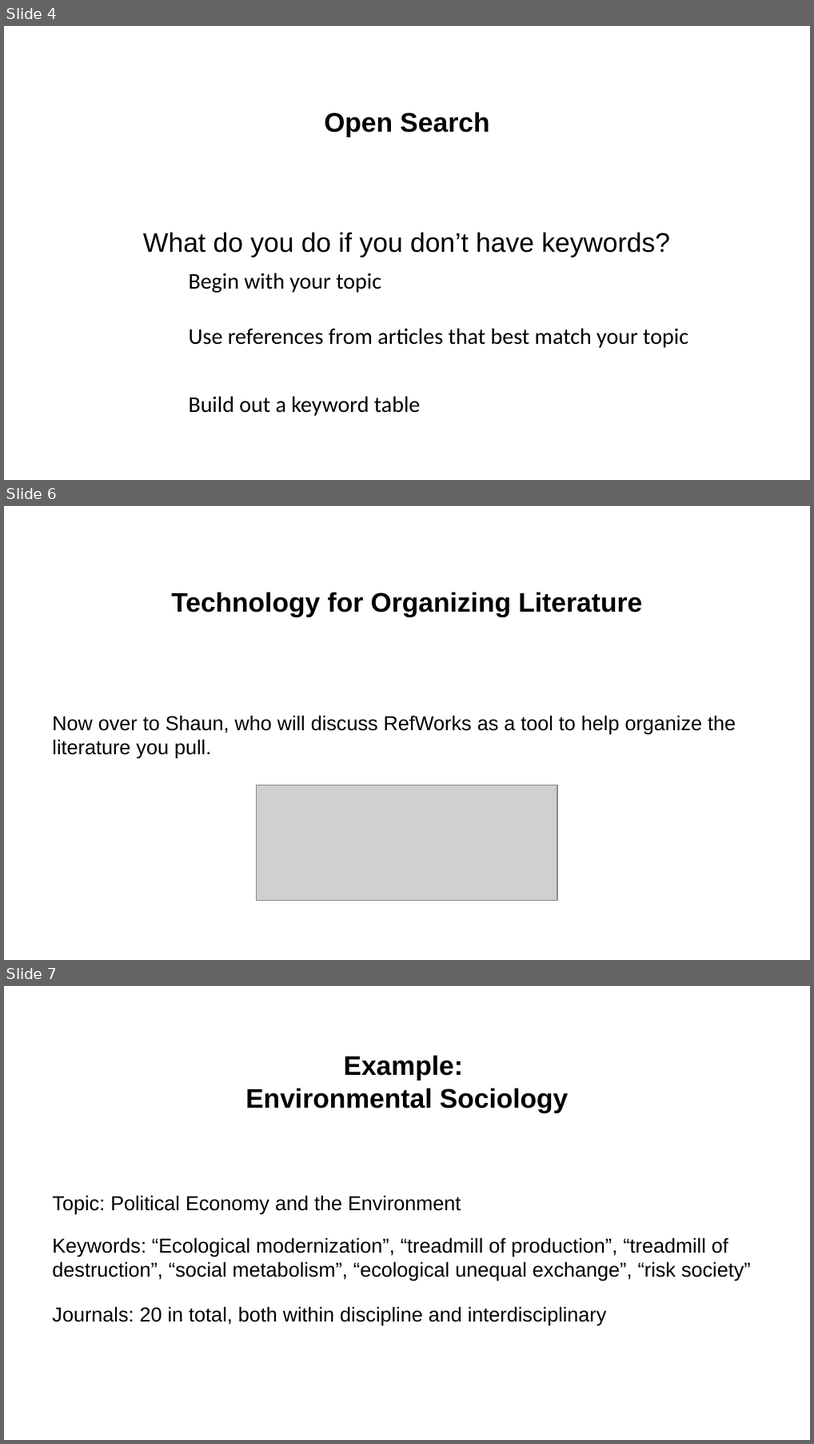
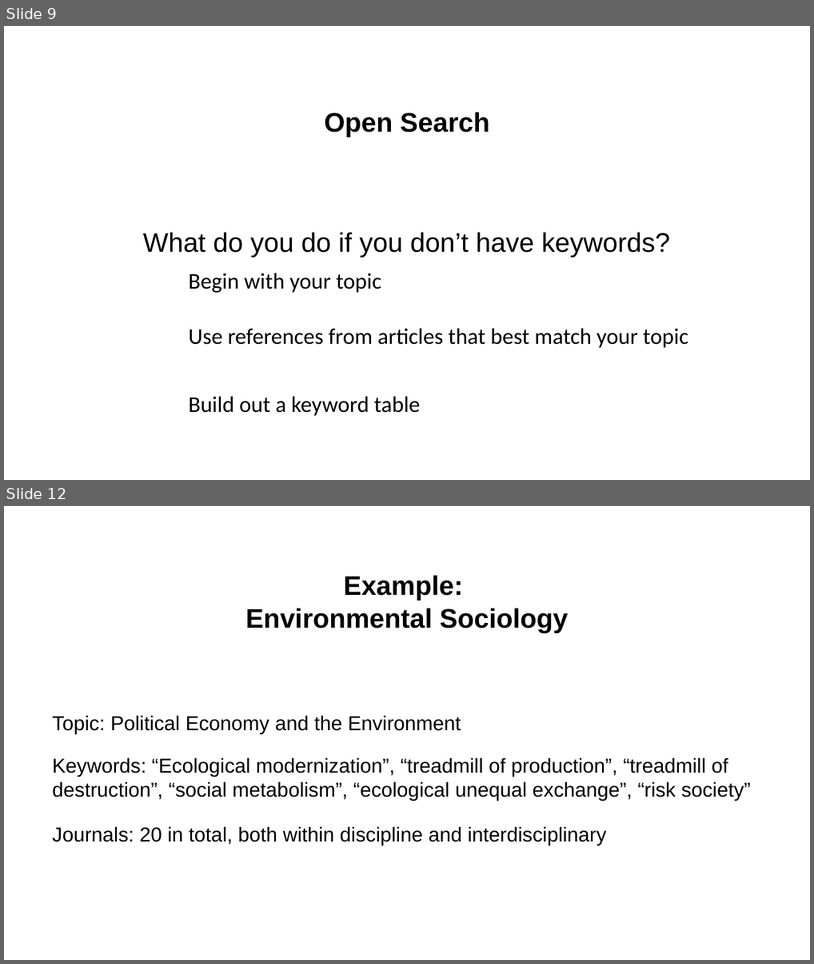
Before and after one commit to NCSU-Libraries/peer-scholars-workshops, a slide deck: Creating Your Literature Review - Research Strategies/ConductingLitReview.pptx. Shown one above the other, each under a label of ours: slides 4, 6 and 7 before the commit, slides 9 and 12 after it; the slides between them are not shown. The pictures are 814x1444 and 814x964 pixels, drawn with LibreOffice and Linux fonts; fonts in the diff are those of the drawing; grey boxes stand for pictures; background and template pictures are left out. Boxes give left, top, right and bottom in pixels: in the first picture for what was removed or moved away, otherwise in the second. Text is boxed around its words. In the diff, an @@ line names an element or a change of style, - is before the commit and + after.

Commit message:
Files for latest workshop 2022
Files for the latest workshop done by Dr. Smolski in Fall 2022

```diff
--- a/Creating Your Literature Review - Research Strategies/ConductingLitReview.pptx
+++ b/Creating Your Literature Review - Research Strategies/ConductingLitReview.pptx
@@ slide 6 removed at (4,506,810,960), background #FFFFFF @@
@@ title removed at (171,592,642,617) @@
-Technology for Organizing Literature
@@ text removed at (52,715,736,759) @@
-Now over to Shaun, who will discuss RefWorks as a tool to help organize the literature you pull.
@@ picture removed at (257,784,557,900) @@
@@ what was slide 4 is now slide 9 @@
@@ what was slide 7 is now slide 12 @@
```
Also in this commit, not shown: 5 slides changed, 7 slides added, 1 other slide removed, 2 other files.
